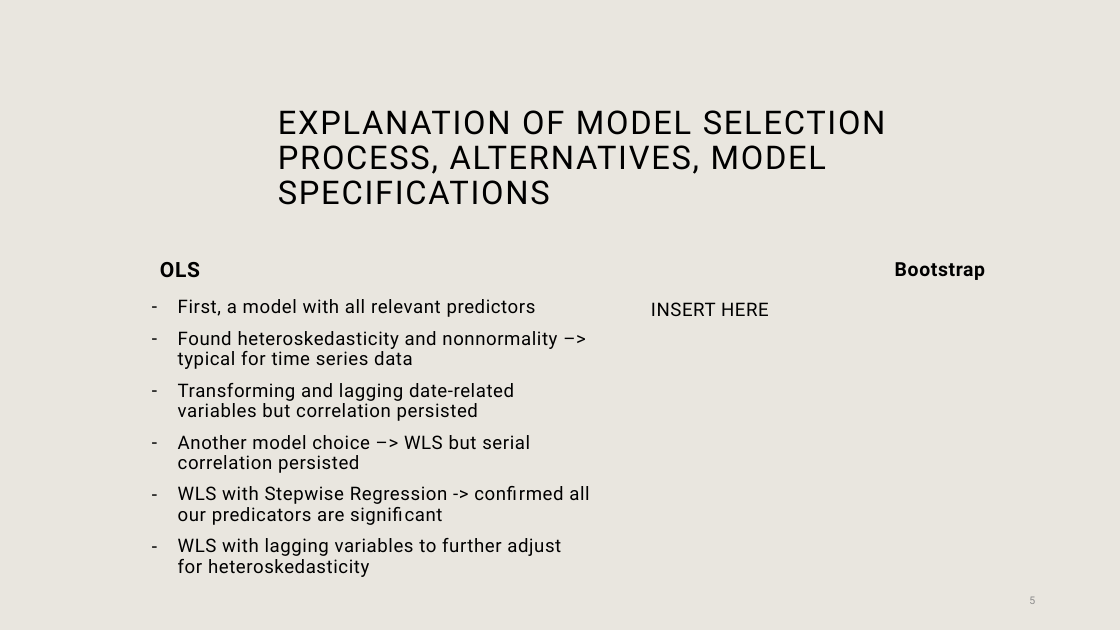
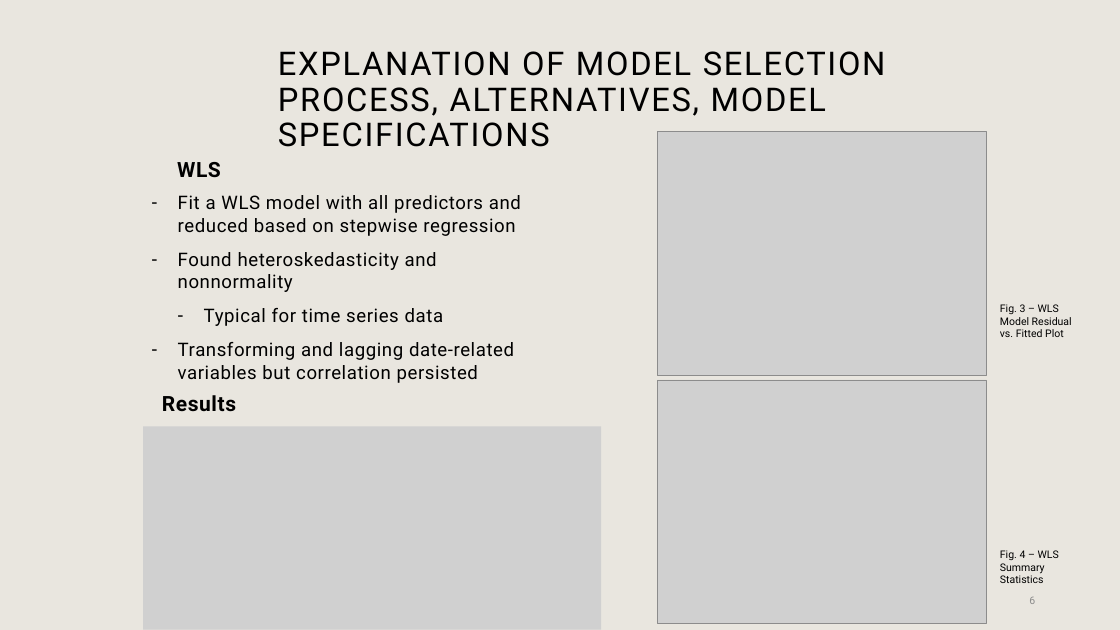
Before and after one commit to graciecakes4/ITEC621Project, a slide deck: slide 6 of ITEC621 Final Presentation.pptx (slide 5 before the commit). Drawn at 1120x630 pixels with LibreOffice and Linux fonts; fonts in the diff are those of the drawing; grey boxes stand for pictures; background and template pictures are left out. Boxes give left, top, right and bottom in pixels: in the first picture for what was removed or moved away, otherwise in the second. Text is boxed around its words. In the diff, an @@ line names an element or a change of style, - is before the commit and + after.

```diff
--- a/ITEC621 Final Presentation.pptx
+++ b/ITEC621 Final Presentation.pptx
@@ title "EXPLANATION OF MODEL SELECTION PROCESS, ..." at <box>278,51,886,147</box>: vertical alignment bottom to middle @@
@@ picture added at <box>657,132,986,376</box> @@
@@ text "WLS" at <box>177,162,221,178</box>: vertical alignment top to middle @@
@@ text at <box>177,162,221,178</box>: text changed @@
-OLS
+WLS
@@ text "Fit a WLS model with ...": place and size @@
-text "Fit a WLS model with ..." at <box>178,299,589,577</box>
+text "Fit a WLS model with ..." at <box>178,195,521,383</box>
@@ text at <box>178,195,521,326</box>: text changed @@
-– First, a model with all relevant predictors
-– Found heteroskedasticity and nonnormality –> typical for time series data
+– Fit a WLS model with all predictors and reduced based on stepwise regression
+– Found heteroskedasticity and nonnormality
+  – Typical for time series data
@@ text removed at <box>895,262,985,280</box> @@
-Bootstrap
@@ text removed at <box>651,302,769,316</box> @@
-INSERT HERE
@@ text added at <box>1000,304,1072,337</box>, 9 pt, text #000000 @@
+Fig. 3 – WLS Model Residual vs. Fitted Plot
@@ text at <box>178,342,514,383</box>: line spacing 0.9 to 1 @@
@@ picture added at <box>657,380,986,623</box> @@
@@ text added at <box>162,395,236,412</box>, 18 pt, text #000000, bold @@
+Results
@@ picture added at <box>143,427,601,630</box> @@
@@ text at <box>178,435,589,577</box>: paragraphs removed @@
-– Another model choice –> WLS but serial correlation persisted
-– WLS with Stepwise Regression -> confirmed all our predicators are significant
-– WLS with lagging variables to further adjust for heteroskedasticity
@@ text added at <box>1000,550,1059,583</box>, 9 pt, text #000000 @@
+Fig. 4 – WLS Summary Statistics
```
Also in this commit, not shown: 2 other slides changed, 3 slides added, 1 slide removed, 4 other files.
